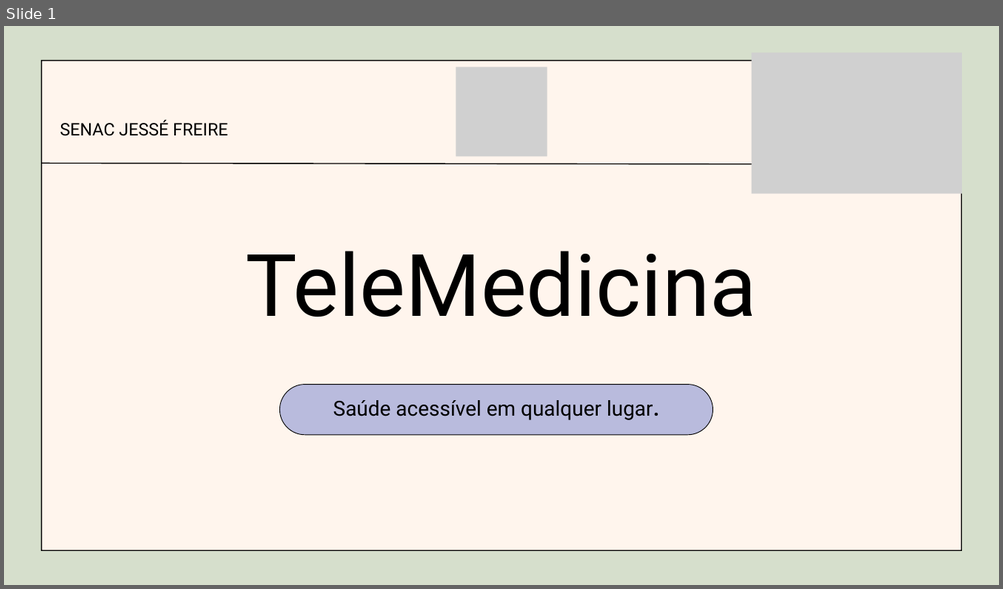
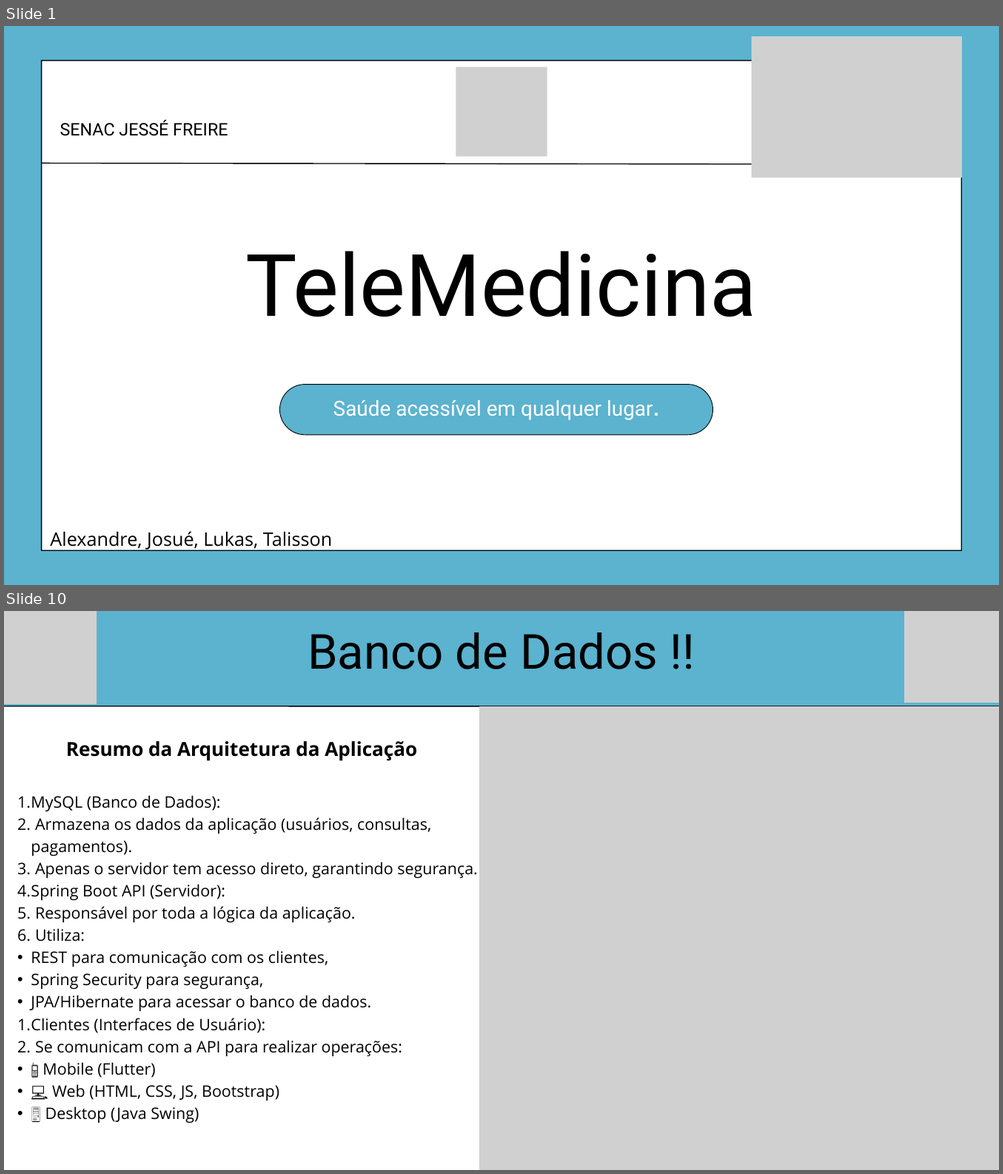
Before and after one commit to Bandclay-j/projeto_integrador_telemedicina, a slide deck: documentacao/TeleMedicina.pptx. Shown one above the other, each under a label of ours: slide 1 before the commit, slides 1 and 10 after it; the slides between them are not shown. The pictures are 1003x589 and 1003x1174 pixels, drawn with LibreOffice and Linux fonts; fonts in the diff are those of the drawing; grey boxes stand for pictures. Boxes give left, top, right and bottom in pixels: in the first picture for what was removed or moved away, otherwise in the second. Text is boxed around its words. In the diff, an @@ line names an element or a change of style, - is before the commit and + after.

```diff
--- a/documentacao/TeleMedicina.pptx
+++ b/documentacao/TeleMedicina.pptx
@@ slide 10 added at <box>4,611,999,1170</box>, background #FFFFFF @@
@@ freeform shape added at <box>4,611,999,706</box>, fill #5BB3CF @@
@@ picture added at <box>4,611,96,704</box> @@
@@ text added at <box>307,632,658,669</box>, 70 pt, text #000000 @@
+Banco de Dados !!
@@ picture added at <box>904,611,999,703</box> @@
@@ line added from (4, 706) to (999, 706), #000000 1.5 pt @@
@@ picture added at <box>479,706,999,1170</box> @@
@@ text added at <box>17,741,478,1123</box>, 23 pt, text #000000 @@
+Resumo da Arquitetura da Aplicação
+  1. MySQL (Banco de Dados):
+  2. Armazena os dados da aplicação (usuários, consultas, pagamentos).
+  3. Apenas o servidor tem acesso direto, garantindo segurança.
+  4. Spring Boot API (Servidor):
+  5. Responsável por toda a lógica da aplicação.
+  6. Utiliza:
+  • REST para comunicação com os clientes,
+  • Spring Security para segurança,
+  • JPA/Hibernate para acessar o banco de dados.
+  1. Clientes (Interfaces de Usuário):
+  2. Se comunicam com a API para realizar operações:
+  • 📱 Mobile (Flutter)
+  • 💻 Web (HTML, CSS, JS, Bootstrap)
+  • 🖥️ Desktop (Java Swing)
@@ slide 1 changed as well @@
@@ background #D6DFCC to #5BB3CF @@
@@ picture: place and size @@
-picture at <box>751,53,962,194</box>
+picture at <box>751,36,962,178</box>
@@ freeform shape at <box>41,61,961,551</box>: fill #FFF5ED to #FFFFFF @@
@@ freeform shape at <box>279,385,713,435</box>: fill #B9BBDD to #5BB3CF @@
@@ text "Saúde acessível em qualquer lugar." at <box>333,400,659,420</box>: text colour #000000 to #FFFFFF @@
@@ text added at <box>50,531,332,551</box>, 27 pt, text #000000 @@
+Alexandre, Josué, Lukas, Talisson
```
Also in this commit, not shown: 6 other slides changed, 5 other slides added, 2 slides removed.
